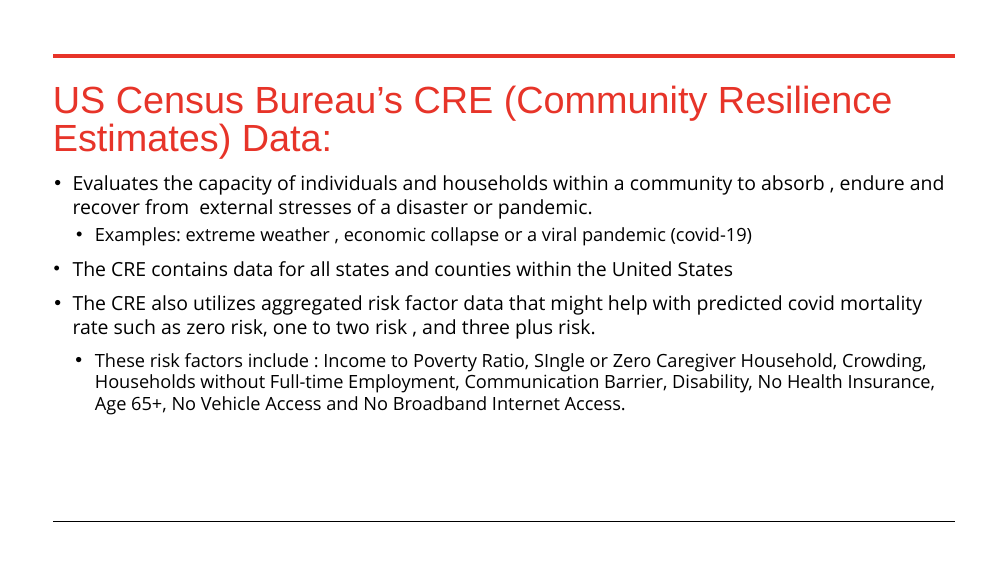
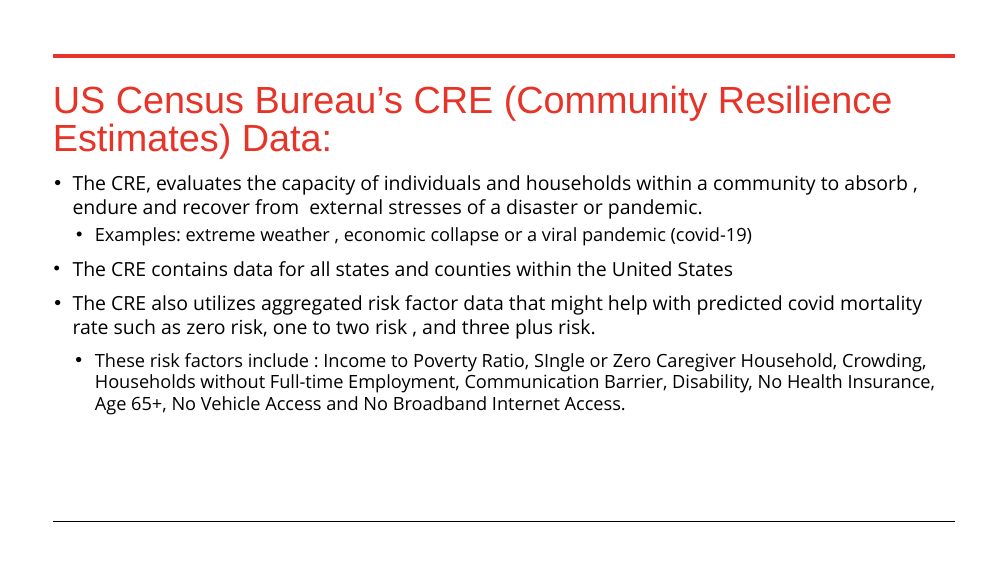
Before and after one commit to raksnotes/Final-Capstone-, a slide deck: slide 4 of FinalCapstonePP.pptx (slide 3 before the commit). Drawn at 1008x567 pixels with LibreOffice and Linux fonts; fonts in the diff are those of the drawing. Boxes give left, top, right and bottom in pixels: in the first picture for what was removed or moved away, otherwise in the second. Text is boxed around its words. In the diff, an @@ line names an element or a change of style, - is before the commit and + after.

```diff
--- a/FinalCapstonePP.pptx
+++ b/FinalCapstonePP.pptx
@@ text at (x1=73, y1=175, x2=908, y2=219): text changed @@
-• Evaluates the capacity of individuals and households within a community to absorb , endure and recover from external stresses of a disaster or pandemic.
+• The CRE, evaluates the capacity of individuals and households within a community to absorb , endure and recover from external stresses of a disaster or pandemic.
```
Also in this commit, not shown: 7 other slides changed, 5 slides added, 2 slides removed, 9 other files.
